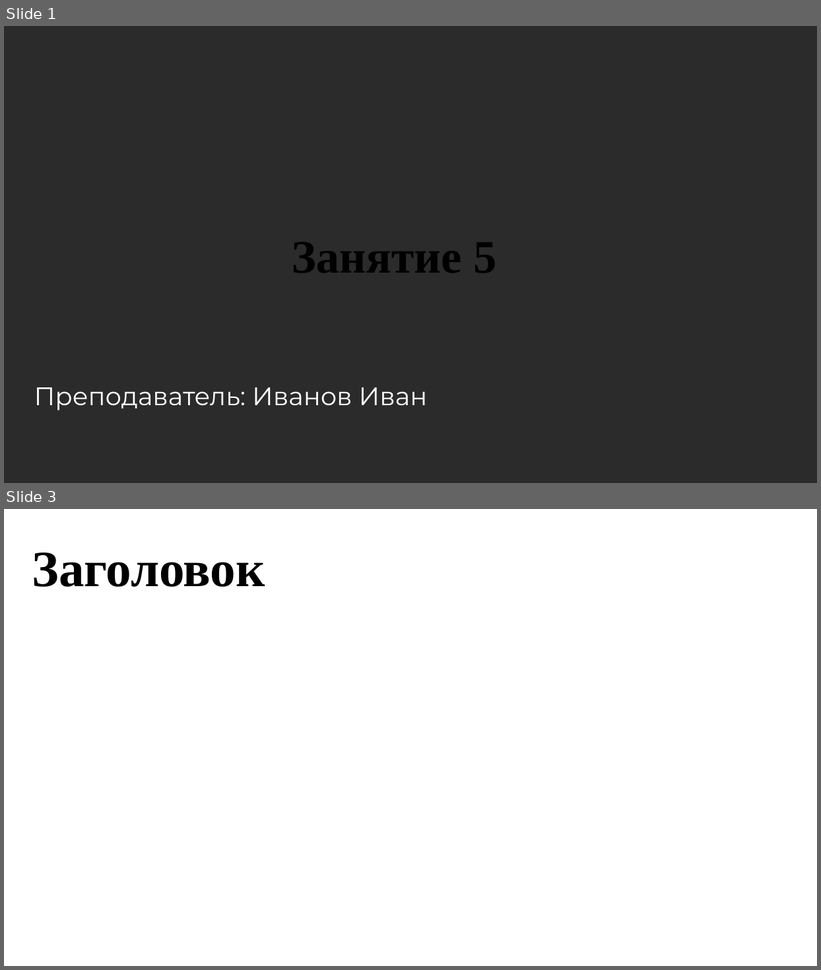
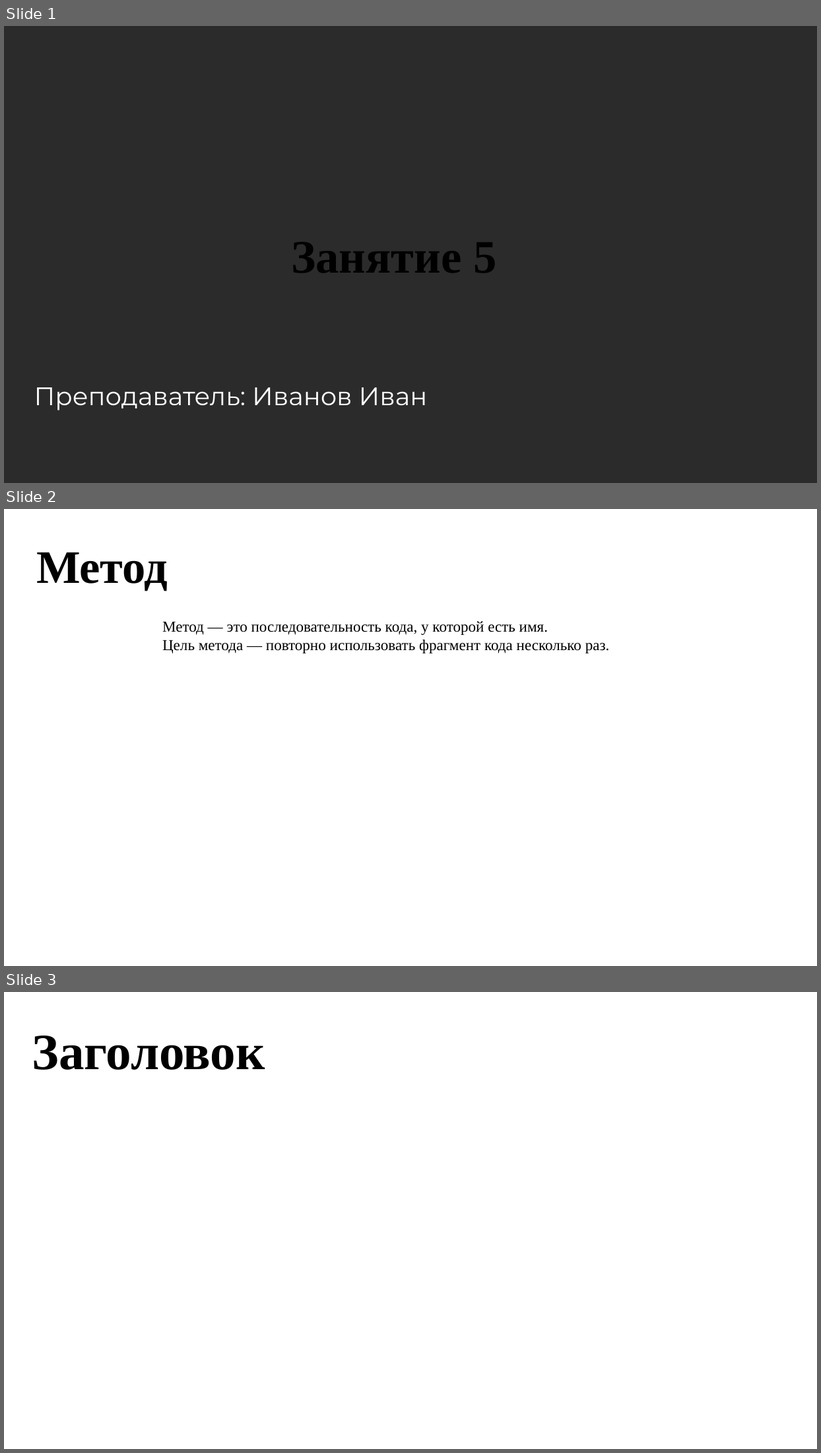
Before and after one commit to zero973/CsharpCourse, a slide deck: 5 занятие/Презентация.pptx. Shown one above the other, each under a label of ours: slides 1 and 3 before the commit, slides 1, 2 and 3 after it; the slides between them are not shown. The pictures are 821x970 and 821x1453 pixels, drawn with LibreOffice and Linux fonts; fonts in the diff are those of the drawing; background and template pictures are left out; a plain dark background stands for a picture behind light text. Boxes give left, top, right and bottom in pixels: in the first picture for what was removed or moved away, otherwise in the second. Text is boxed around its words. In the diff, an @@ line names an element or a change of style, - is before the commit and + after.

```diff
--- a/5 занятие/Презентация.pptx
+++ b/5 занятие/Презентация.pptx
@@ slide 2 added at (x1=4, y1=509, x2=817, y2=966), background picture (left out) @@
@@ text added at (x1=36, y1=552, x2=168, y2=591), 55 pt, text #000000, bold @@
+Метод
@@ text added at (x1=162, y1=621, x2=610, y2=654), 18 pt, text #000000 @@
+Метод — это последовательность кода, у которой есть имя.
+Цель метода — повторно использовать фрагмент кода несколько раз.
```
Also in this commit, not shown: 1 slide removed, 5 other files.
